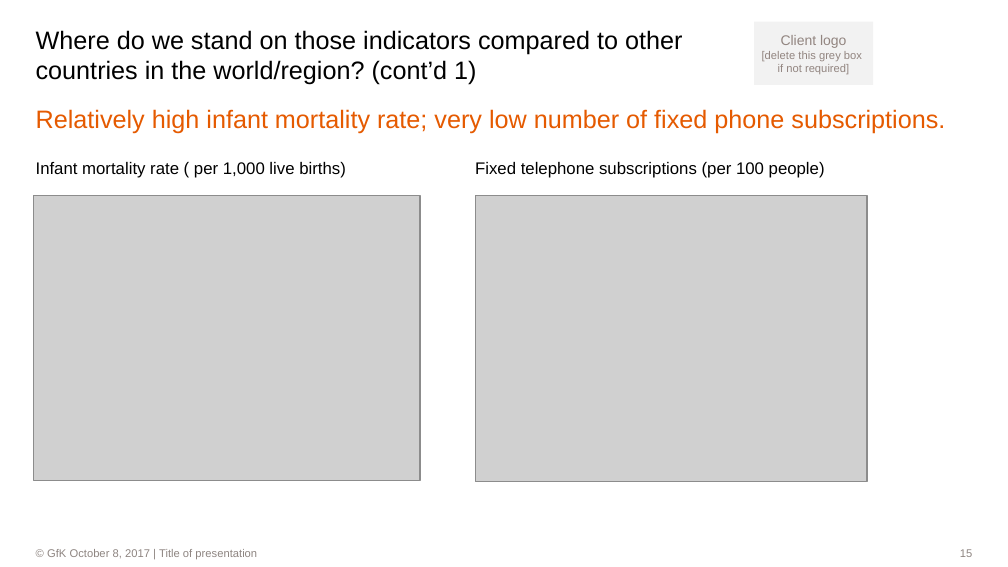
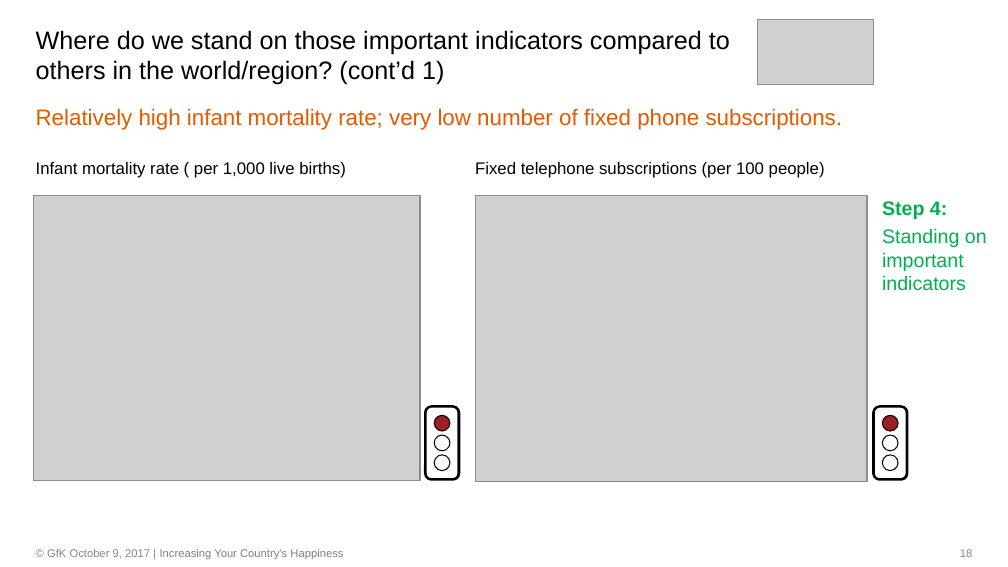
Before and after one commit to dl7631/Predict_World_Happiness, a slide deck: slide 18 of World Happiness.pptx (slide 15 before the commit). Drawn at 1008x567 pixels with LibreOffice and Linux fonts; fonts in the diff are those of the drawing; grey boxes stand for pictures; background and template pictures are left out. Boxes give left, top, right and bottom in pixels: in the first picture for what was removed or moved away, otherwise in the second. Text is boxed around its words. In the diff, an @@ line names an element or a change of style, - is before the commit and + after.

Commit message:
On Monday, October 9

```diff
--- a/World Happiness.pptx
+++ b/World Happiness.pptx
@@ rectangle removed at (x1=754, y1=21, x2=873, y2=85) @@
-Client logo
-[delete this grey box
-if not required]
@@ picture added at (x1=757, y1=20, x2=874, y2=85) @@
@@ title at (x1=36, y1=30, x2=730, y2=85): text changed @@
-Where do we stand on those indicators compared to other countries in the world/region? (cont’d 1)
+Where do we stand on those important indicators compared to others in the world/region? (cont’d 1)
@@ text "Relatively high infant mortality rate; ..." at (x1=36, y1=108, x2=843, y2=130): size 18 to 16 pt @@
@@ text added at (x1=882, y1=201, x2=987, y2=291), 14 pt, text #00B050 @@
+Step 4:
+Standing on important indicators
@@ group added at (x1=426, y1=407, x2=459, y2=479): 3 ellipses, 2 rounded rectangles @@
@@ group added at (x1=874, y1=407, x2=906, y2=479): 3 ellipses, 2 rounded rectangles @@
@@ text at (x1=47, y1=549, x2=343, y2=559): text changed; text colour #8E8581 to #808080 @@
-                © GfK October 8, 2017 | Title of presentation
+                © GfK October 9, 2017 | Increasing Your Country’s Happiness
```
Also in this commit, not shown: 20 other slides changed, 3 slides added, 14 slides removed, 5 other files.
